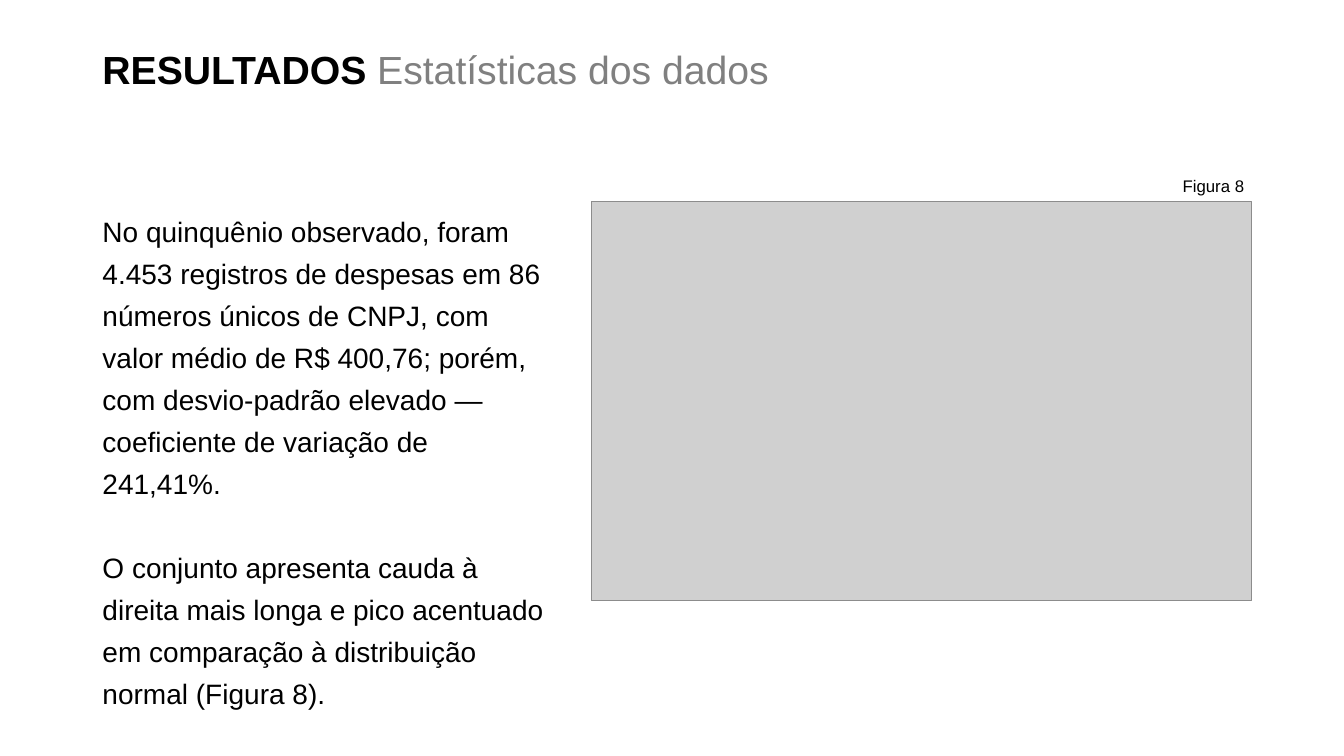
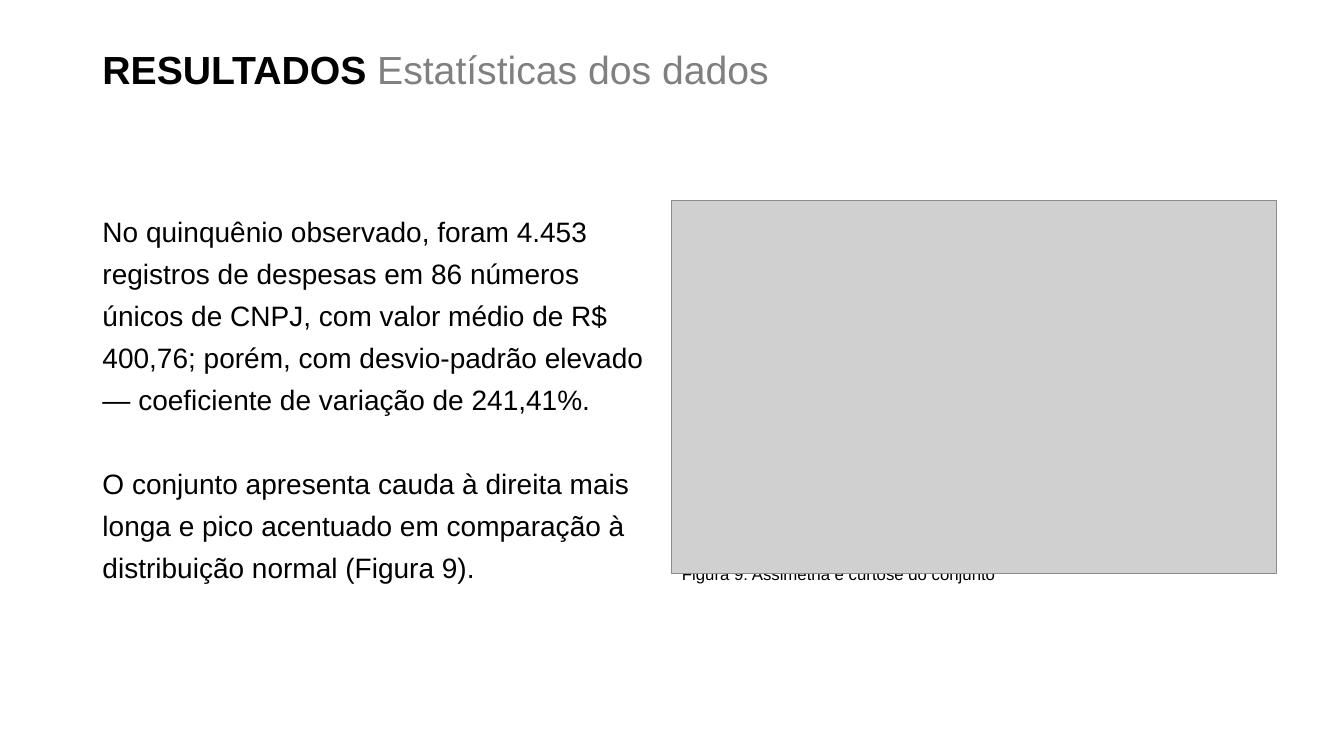
Before and after one commit to rodolfo-viana/mba_esalq, a slide deck: slide 13 of prd/tcc_apresentacao.pptx. Drawn at 1344x756 pixels with LibreOffice and Linux fonts; fonts in the diff are those of the drawing; grey boxes stand for pictures; background and template pictures are left out. Boxes give left, top, right and bottom in pixels: in the first picture for what was removed or moved away, otherwise in the second. Text is boxed around its words. In the diff, an @@ line names an element or a change of style, - is before the commit and + after.

```diff
--- a/prd/tcc_apresentacao.pptx
+++ b/prd/tcc_apresentacao.pptx
@@ picture: place and size @@
-picture at [592, 202, 1252, 602]
+picture at [673, 201, 1277, 574]
@@ text at [102, 473, 629, 583]: text changed @@
-O conjunto apresenta cauda à direita mais longa e pico acentuado em comparação à distribuição normal (Figura 8).
+O conjunto apresenta cauda à direita mais longa e pico acentuado em comparação à distribuição normal (Figura 9).
@@ text at [682, 573, 995, 584]: text changed @@
-Figura 8
+Figura 9: Assimetria e curtose do conjunto
```
Also in this commit, not shown: 7 other slides changed, 1 slide added, 1 other file.
